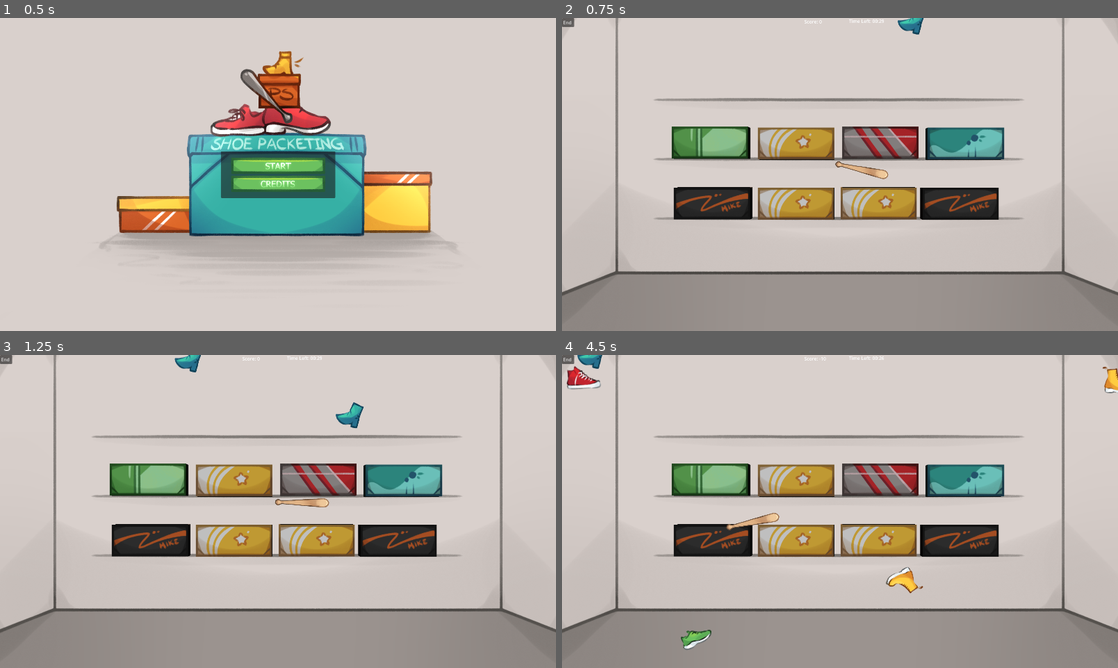
Above: before the commit, frames 1-4 (two rows, left to right).
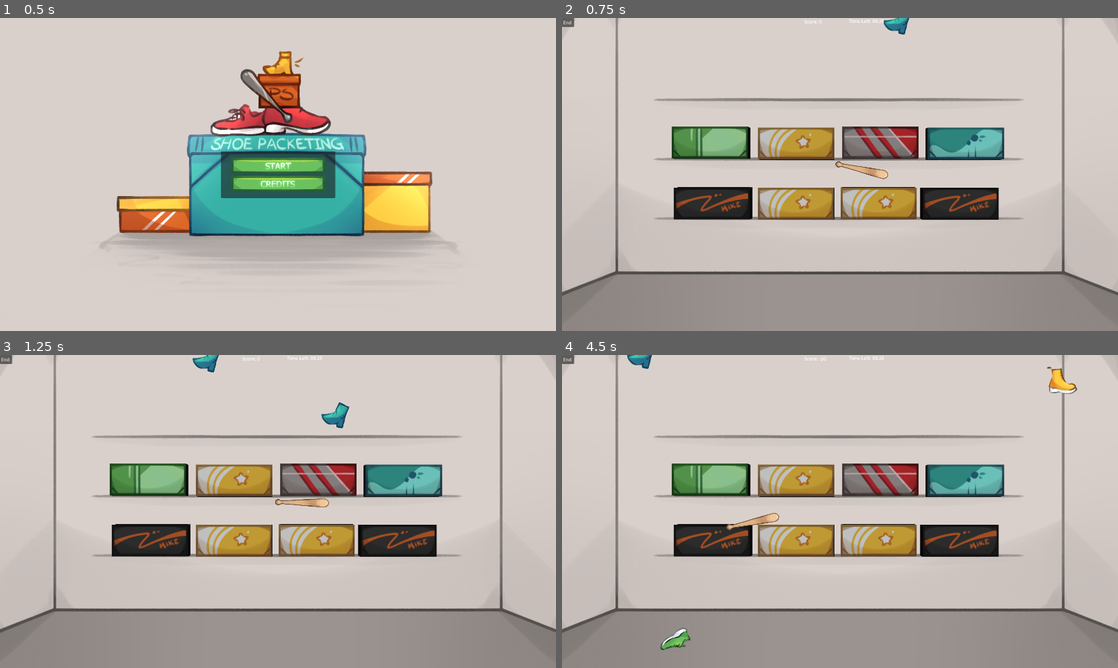
Above: after the commit, the same moments.

Repository: lophtix/winter-game-jam-2024
Game: Godot game, scene res://Scenes/Engine.tscn
Same seed, same stepped clock (60 frames per second), same inputs: the game is played once before the commit and once after it.
Inputs (mouse positions are in pixels of both pictures, inside the frame that each line leads up to):
- Up to frame 1 (0.5 s): no input
- Up to frame 2 (0.75 s): click (840, 165) at 0.5 s
- Up to frame 3 (1.25 s): no input
- Up to frame 4 (4.5 s): click "End" at 1.25 s; click "End" at 2 s; click "End" at 2.75 s; tap Enter at 3.5 s; move the mouse to (962, 495) at 3.52 s; hold Space (Whack) 3.53-4.28 s; click (962, 495) at 3.67 s; move the mouse to (728, 527) at 4.27 s; tap Space (Whack) at 4.35 s; click (728, 527) at 4.42 s

Frame 1 is identical in both runs. In frame 2, 0.3% of the frame differs, in the area x 57-66%, y 0-6%; in frame 3, 0.7%; in frame 4, 1.6%, in the area x 0-100%, y 0-95%.

Commit message:
Fixes

Diff:
--- a/godot/Scripts/Game.gd
+++ b/godot/Scripts/Game.gd
@@ -17,6 +17,8 @@
 @export var gameTime = 30.0
 @export var gameEndTime = 4.0
 
+@export var marginPercent = 0.1
+
 var timer : Timer
 
 func _ready():
@@ -34,7 +36,7 @@
 	var shoeNode = shoes[randi() % shoes.size()]
 	var shoeInstance = shoeNode.instantiate()
 	var screenWidth = get_viewport_rect().size.x
-	var xPosition = randf() * screenWidth
+	var xPosition = lerp(screenWidth * marginPercent, screenWidth * (1 - marginPercent), randf())
 	shoeInstance.position.x = xPosition
 	shoeInstance.game = self
 	container.add_child(shoeInstance)
--- a/godot/Scripts/Game3D.gd
+++ b/godot/Scripts/Game3D.gd
@@ -11,14 +11,14 @@
 
 func _ready():
 	var shoe_type_values = Shoe.ShoeType.values()
-	$Boxes/Box.set_type(shoe_type_values[randi() % shoe_type_values.size()], false)
-	$Boxes/Box2.set_type(shoe_type_values[randi() % shoe_type_values.size()], false)
-	$Boxes/Box3.set_type(shoe_type_values[randi() % shoe_type_values.size()], false)
-	$Boxes/Box4.set_type(shoe_type_values[randi() % shoe_type_values.size()], false)
-	$Boxes/Box5.set_type(shoe_type_values[randi() % shoe_type_values.size()], false)
-	$Boxes/Box6.set_type(shoe_type_values[randi() % shoe_type_values.size()], false)
-	$Boxes/Box7.set_type(shoe_type_values[randi() % shoe_type_values.size()], false)
-	$Boxes/Box8.set_type(shoe_type_values[randi() % shoe_type_values.size()], false)
+	$Boxes/Box.set_type(shoe_type_values[randi() % shoe_type_values.size()], true)
+	$Boxes/Box2.set_type(shoe_type_values[randi() % shoe_type_values.size()], true)
+	$Boxes/Box3.set_type(shoe_type_values[randi() % shoe_type_values.size()], true)
+	$Boxes/Box4.set_type(shoe_type_values[randi() % shoe_type_values.size()], true)
+	$Boxes/Box5.set_type(shoe_type_values[randi() % shoe_type_values.size()], true)
+	$Boxes/Box6.set_type(shoe_type_values[randi() % shoe_type_values.size()], true)
+	$Boxes/Box7.set_type(shoe_type_values[randi() % shoe_type_values.size()], true)
+	$Boxes/Box8.set_type(shoe_type_values[randi() % shoe_type_values.size()], true)
 
 func add_flying_shoe(flying_shoe : FlyingShoe, from : Vector2, to : Vector2, speed):
 	var from_3d = camera.project_position(from, camera.near + offset_spawn)
--- a/godot/Scripts/GameBox.gd
+++ b/godot/Scripts/GameBox.gd
@@ -19,24 +19,30 @@
 
 # Called when the node enters the scene tree for the first time.
 func _ready() -> void:
-	var maybe_game3d = get_node_or_null("../")
+	var maybe_game3d = get_node_or_null("../../")
 	if maybe_game3d is Game3D:
 		game3d = maybe_game3d
+	else:
+		push_warning("game3d is null")
 
 	set_type(box_color, true)
 
 func handle_new_shoe(shoe_type: Shoe.ShoeType):
 	if game3d:
 		game3d.game.packed_shoes += 1
+
 		if box_color == shoe_type:
 			game3d.game.perfect_shoes += 1
+		else:
+			visual_box.set_box_open(false)
+
 		if last_shoe_type == null && last_shoe_type == shoe_type:
 			game3d.game.paired_shoes += 1
+			visual_box.set_box_open(false)
 
 		game3d.game.update_score()
 
 		last_shoe_type = shoe_type
-
 
 func _on_body_entered(body):
 	if body is FlyingShoe:
--- a/godot/Scripts/VisualBox.gd
+++ b/godot/Scripts/VisualBox.gd
@@ -65,7 +65,4 @@
 
 
 func set_box_open(open : bool):
-	if show:
-		$LidCollisionShape.visible = false
-	else:
-		$LidCollisionShape.visible = true
+	$LidCollisionShape.visible = not open
